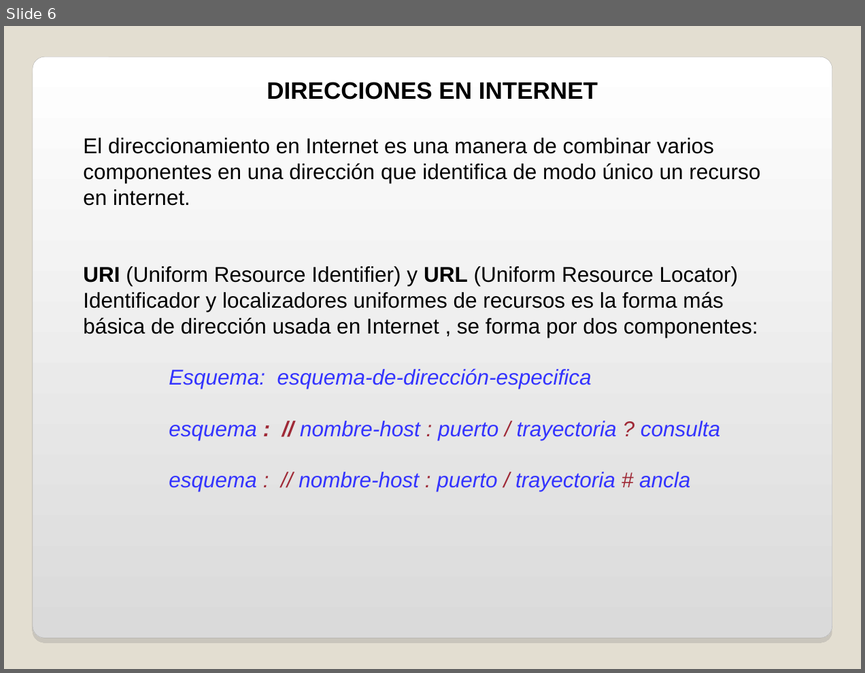
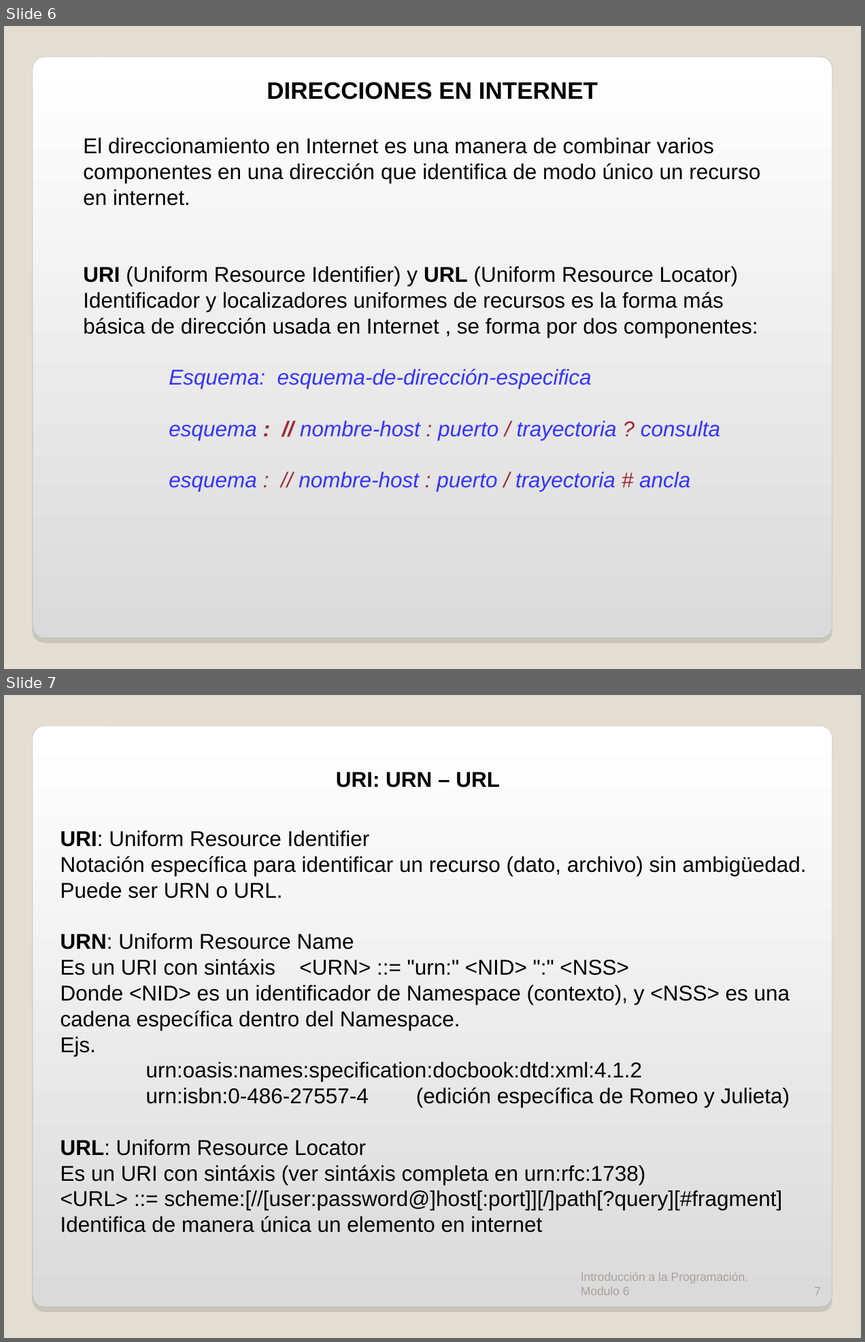
Before and after one commit to fhca/ProgWeb, a slide deck: PRESENTA/Tema 1 WEB Introduccion.ppt. Shown one above the other, each under a label of ours: slide 6 before the commit, slides 6 and 7 after it. The pictures are 865x673 and 865x1342 pixels, drawn with LibreOffice and Linux fonts; fonts in the diff are those of the drawing; background and template pictures are left out. Boxes give left, top, right and bottom in pixels: in the first picture for what was removed or moved away, otherwise in the second. Text is boxed around its words. In the diff, an @@ line names an element or a change of style, - is before the commit and + after.

```diff
--- a/PRESENTA/Tema 1 WEB Introduccion.ppt
+++ b/PRESENTA/Tema 1 WEB Introduccion.ppt
@@ slide 7 added at [4, 695, 861, 1338], background #E3DED1; not listed: 1 template element that a slide beside it also shows @@
@@ text added at [336, 772, 500, 787], 18 pt, text #000000, bold @@
+URI: URN – URL
@@ text added at [60, 830, 806, 1232], 18 pt, text #000000 @@
+URI: Uniform Resource Identifier
+Notación específica para identificar un recurso (dato, archivo) sin ambigüedad.
+Puede ser URN o URL.
+URN: Uniform Resource Name
+Es un URI con sintáxis <URN> ::= "urn:" <NID> ":" <NSS>
+Donde <NID> es un identificador de Namespace (contexto), y <NSS> es una
+cadena específica dentro del Namespace.
+Ejs.
+urn:oasis:names:specification:docbook:dtd:xml:4.1.2
+urn:isbn:0-486-27557-4 (edición específica de Romeo y Julieta)
+URL: Uniform Resource Locator
+Es un URI con sintáxis (ver sintáxis completa en urn:rfc:1738)
+<URL> ::= scheme:[//[user:password@]host[:port]][/]path[?query][#fragment]
+Identifica de manera única un elemento en internet
@@ text added at [581, 1272, 749, 1295], 10 pt, text #A7A399 @@
+Introducción a la Programación. Modulo 6
@@ page number added at [814, 1287, 821, 1295], 10 pt, text #A7A399 @@
+7
```
Also in this commit, not shown: 1 other slide added.
